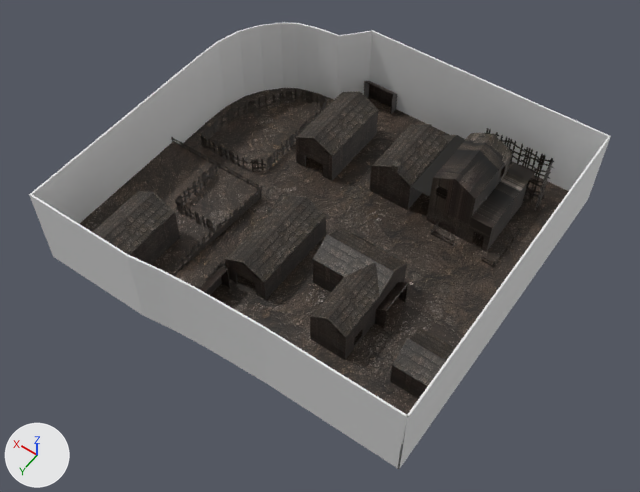
What one commit did to the FBX model data/field/field/Village/Village.fbx.
Rendered twice from a 50 mm lens placed at (-28.0, 25.6, 38.0), pointed at (-11.1, 2.0, 0.9). Lighting does not change. The marker at lower left points along +X, +Y and +Z. The first picture is the older version. Where no turn or scale is listed for an object, it has been applied to the vertices. Vertices at exactly the same position are counted once.

The scene before the commit, as lines of its bpy script (objects in view):
```python
me_cube_001 = bpy.data.meshes.new('Cube.001')
me_cube_001.from_pydata(...)  # 42 vertices, 40 faces; spans x -21.0..-6.0, y 0.6..8.5, z -0.1..0.7
me_cube_001.materials.append(mat_マテリアル_001)  # picture img_mud_png
me_立方体_072 = bpy.data.meshes.new('立方体.072')
me_立方体_072.from_pydata(...)  # 1624 vertices, 1573 faces; spans x -18.28..-13.25, y -8.33..-3.45, z 0.0..4.2
me_立方体_072.materials.append(mat_マテリアル_002)  # picture img_house_png
me_立方体_089 = bpy.data.meshes.new('立方体.089')
me_立方体_089.from_pydata(...)  # 24 vertices, 22 faces; spans x -1.5..0.6, y -7.5..10.4, z -0.1..5.0
me_立方体_090 = bpy.data.meshes.new('立方体.090')
me_立方体_090.from_pydata(...)  # 24 vertices, 22 faces; spans x -21.1..0.5, y 9.7..10.4, z -0.1..5.0
me_立方体_091 = bpy.data.meshes.new('立方体.091')
me_立方体_091.from_pydata([(-21.1, -10.1, 0.0), (-21.1, -10.1, 5.0), (-21.1, 9.8, -0.1), (-21.1, 9.8, 5.0), (-21.0, -10.1, 0.0), (-21.0, -10.1, 5.0), (-21.0, 9.8, -0.1), (-21.0, 9.8, 5.0)], [], [(0, 1, 3, 2), (2, 3, 7, 6), (6, 7, 5, 4), (4, 5, 1, 0), (2, 6, 4, 0), (7, 3, 1, 5)])
me_立方体_092 = bpy.data.meshes.new('立方体.092')
me_立方体_092.from_pydata(...)  # 24 vertices, 22 faces; spans x -21.1..-1.5, y -10.1..-7.5, z 0.0..5.0
ob_壁_001 = bpy.data.objects.new('壁.001', me_立方体_092)
ob_壁_001.location = (0.0, 0.0, 0.0)
ob_壁_003 = bpy.data.objects.new('壁.003', me_立方体_089)
ob_壁_003.location = (0.0, 0.0, 0.0)
ob_壁_004 = bpy.data.objects.new('壁.004', me_立方体_090)
ob_壁_004.location = (0.0, 0.0, 0.0)
ob_壁_005 = bpy.data.objects.new('壁.005', me_立方体_091)
ob_壁_005.location = (0.0, 0.0, 0.0)
ob_家_003 = bpy.data.objects.new('家.003', me_立方体_072)
ob_家_003.location = (0.0, 0.0, 0.0)
ob_床_001 = bpy.data.objects.new('床.001', me_cube_001)
ob_床_001.location = (0.0, 0.0, 0.0)
# also in view: '家.005' at (-7.2, -5.1, 1.3); '床.004' at (-2.8, 5.4, 0.3); '小屋.010' at (-19.7, 5.0, 1.1); '床' at (-10.3, 0.0, -0.1); '家.010' at (-12.0, -5.5, 1.4)
```
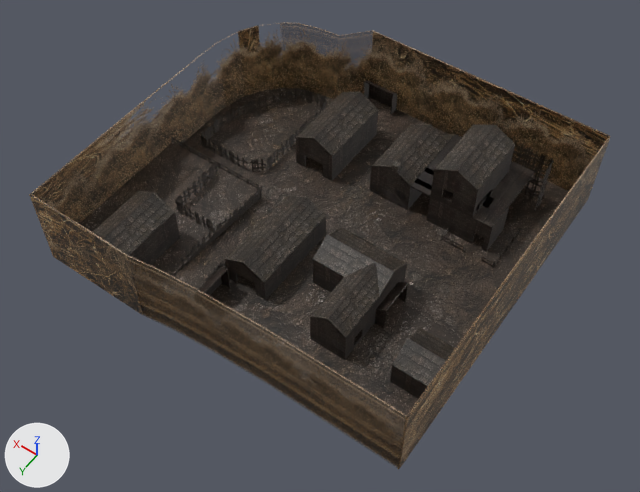
Pixel boxes [x1, y1, x2, y2] of what changed, in the pictures (640 x 492 px):
'壁.004', recoloured: [31, 195, 409, 468] in both
'壁.001', recoloured (white to brown): [281, 22, 610, 191] in both
'壁.003', recoloured, surface changed (white to brown): [29, 23, 283, 258] in both
'家.003', reshaped (7% taller): before [411, 133, 536, 252]; after [411, 125, 535, 252]
'壁.005', recoloured: [398, 137, 610, 469] in both
part 2 of me_立方体_089, surface changed (grey to brown): [36, 26, 283, 224] in both

Diff of the bpy script that builds the scene:
```diff
--- a/data/field/field/Village/Village.fbx.py
+++ b/data/field/field/Village/Village.fbx.py
@@ me_立方体_092 @@
 me_立方体_092.from_pydata(...)  # 24 vertices, 22 faces; spans x -21.1..-1.5, y -10.1..-7.5, z 0.0..5.0
+me_立方体_092.materials.append(mat_マテリアル_030)  # picture img_weeds_png
@@ me_立方体_091 @@
 me_立方体_091.from_pydata(...)  # 8 vertices, 6 faces; spans x -21.1..-21.0, y -10.1..9.8, z -0.1..5.0
+me_立方体_091.materials.append(mat_マテリアル_030)  # picture img_weeds_png
@@ me_立方体_090 @@
 me_立方体_090.from_pydata(...)  # 24 vertices, 22 faces; spans x -21.1..0.5, y 9.7..10.4, z -0.1..5.0
+me_立方体_090.materials.append(mat_マテリアル_030)  # picture img_weeds_png
@@ me_立方体_072 @@
-me_立方体_072.from_pydata(...)  # 1624 vertices, 1573 faces; spans x -18.28..-13.25, y -8.33..-3.45, z 0.0..4.2
-me_立方体_072.materials.append(mat_マテリアル_002)  # picture img_house_png
+me_立方体_072.from_pydata(...)  # 1294 vertices, 1052 faces; spans x -18.25..-13.2, y -8.3..-3.46, z -0.05..4.84
+# me_立方体_072 part 1: 1624 vertices removed from x -18.28..-13.25, y -8.33..-3.45, z 0.0..4.2; 1294 vertices added at x -18.25..-13.2, y -8.3..-3.46, z -0.05..4.84
+me_立方体_072.materials.append(mat_マテリアル_077)  # picture img_house_png
+me_立方体_072.materials.append(mat_マテリアル_078)  # picture img_house_png
+me_立方体_072.materials.append(mat_マテリアル_079)  # picture img_house_png
+me_立方体_072.materials.append(mat_マテリアル_080)  # picture img_house_png
+me_立方体_072.materials.append(mat_マテリアル_082)  # picture img_house_png
+me_立方体_072.materials.append(mat_マテリアル_086)  # picture img_house_png
+me_立方体_072.materials.append(mat_マテリアル_092)  # picture img_house_png
+me_立方体_072.materials.append(mat_マテリアル_101)  # picture img_house_png
+me_立方体_072.materials.append(mat_マテリアル_104)  # picture img_house_png
+me_立方体_072.materials.append(mat_マテリアル_106)  # picture img_house_png
+me_立方体_072.materials.append(mat_マテリアル_107)  # picture img_house_png
+me_立方体_072.materials.append(mat_マテリアル_108)  # picture img_house_png
+me_立方体_072.materials.append(mat_マテリアル_109)  # picture img_house_png
+me_立方体_072.materials.append(mat_マテリアル_110)  # picture img_house_png
+me_立方体_072.materials.append(mat_マテリアル_112)  # picture img_house_png
+me_立方体_072.materials.append(mat_マテリアル_135)  # picture img_house_png
+me_立方体_072.materials.append(mat_マテリアル_136)  # picture img_house_png
+me_立方体_072.materials.append(mat_マテリアル_125)  # picture img_house_png
+me_立方体_072.materials.append(mat_マテリアル_128)  # picture img_house_png
+me_立方体_072.materials.append(mat_マテリアル_130)  # picture img_house_png
+me_立方体_072.materials.append(mat_マテリアル_008)  # picture img_house_png
@@ me_立方体_089 @@
 me_立方体_089.from_pydata(...)  # 24 vertices, 22 faces; spans x -1.5..0.6, y -7.5..10.4, z -0.1..5.0
+# me_立方体_089 part 2: texture (UV) coordinates of 6 of 22 faces, centred in x -1.1..0.5, y -7.0..3.9, z 2.5, changed; they spanned u 0.38..0.62, v 0.0..0.75 and now span u -1.68..1.95, v 0.0..1.0
+me_立方体_089.materials.append(mat_マテリアル_030)  # picture img_weeds_png
```
